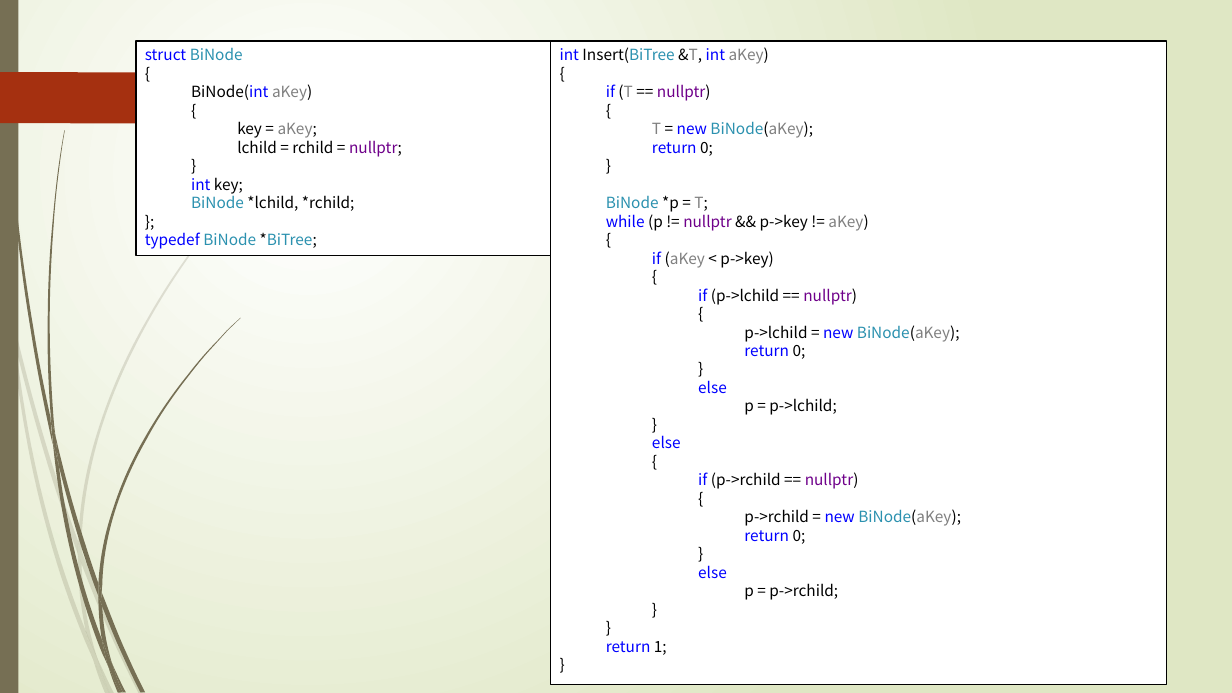
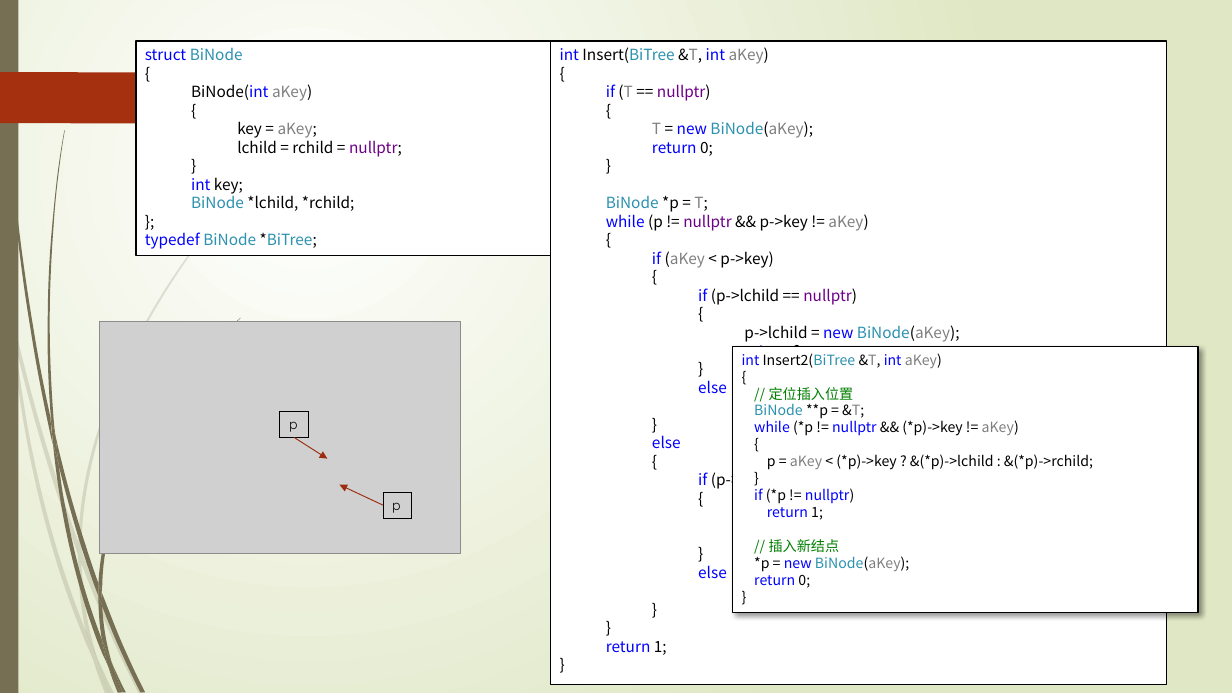
Before and after one commit to TeacherPeng/Datastruct, a slide deck: slide 19 of 教案/第08章 集合与查找.pptx. Drawn at 1232x693 pixels with LibreOffice and Linux fonts; fonts in the diff are those of the drawing; grey boxes stand for pictures. Boxes give left, top, right and bottom in pixels: in the first picture for what was removed or moved away, otherwise in the second. Text is boxed around its words. In the diff, an @@ line names an element or a change of style, - is before the commit and + after.

```diff
--- a/教案/第08章 集合与查找.pptx
+++ b/教案/第08章 集合与查找.pptx
@@ picture added at (x1=100, y1=322, x2=461, y2=555) @@
@@ rectangle added at (x1=733, y1=347, x2=1199, y2=613), fill #FFFFFF, outline #000000 1.25 pt, 11 pt, text #000000 @@
+int Insert2(BiTree &T, int aKey)
+{
+// 定位插入位置
+BiNode **p = &T;
+while (*p != nullptr && (*p)->key != aKey)
+{
+p = aKey < (*p)->key ? &(*p)->lchild : &(*p)->rchild;
+}
+if (*p != nullptr)
+return 1;
+// 插入新结点
+*p = new BiNode(aKey);
+return 0;
+}
@@ rectangle added at (x1=280, y1=411, x2=309, y2=438), outline #000000 0.75 pt, 11 pt, text #000000 @@
+p
@@ arrow added from (294, 437) to (327, 458), #9E2E0F 0.75 pt @@
@@ arrow added from (384, 506) to (339, 485), #9E2E0F 0.75 pt @@
@@ rectangle added at (x1=384, y1=492, x2=412, y2=518), outline #000000 0.75 pt, 11 pt, text #000000 @@
+p
```
